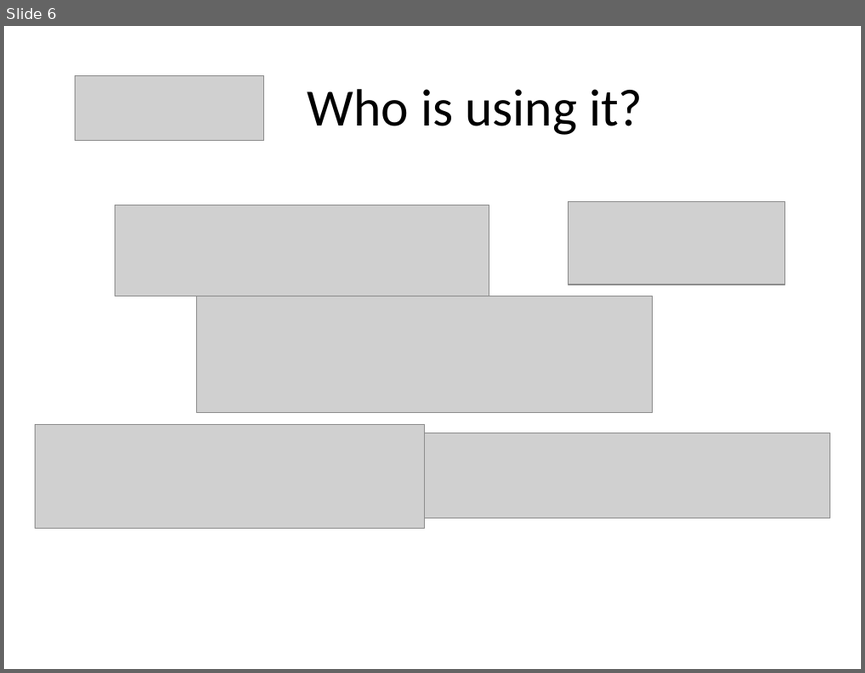
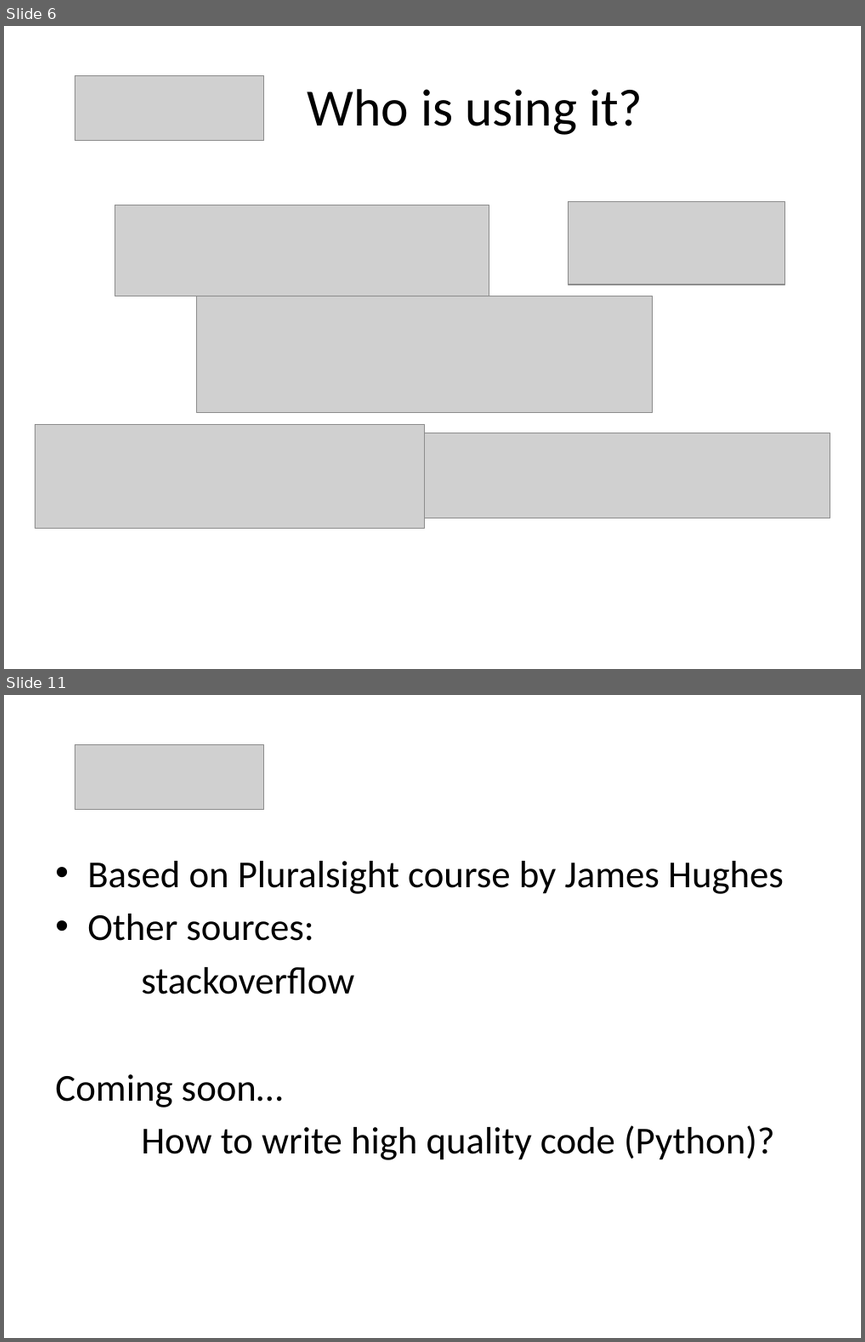
Before and after one commit to martadoberschuetz/dev_training, a slide deck: Play take 2.pptx. Shown one above the other, each under a label of ours: slide 6 before the commit, slides 6 and 11 after it; the slides between them are not shown. The pictures are 865x673 and 865x1342 pixels, drawn with LibreOffice and Linux fonts; fonts in the diff are those of the drawing; grey boxes stand for pictures. Boxes give left, top, right and bottom in pixels: in the first picture for what was removed or moved away, otherwise in the second. Text is boxed around its words. In the diff, an @@ line names an element or a change of style, - is before the commit and + after.

```diff
--- a/Play take 2.pptx
+++ b/Play take 2.pptx
@@ slide 11 added at (4,695,861,1338), background #FFFFFF @@
@@ picture added at (75,744,263,809) @@
@@ text added at (55,861,783,1160), 32 pt, text #000000 @@
+• Based on Pluralsight course by James Hughes
+• Other sources:
+stackoverflow
+Coming soon…
+How to write high quality code (Python)?
```
Also in this commit, not shown: 2 slides changed, 3 other slides added, 1 slide removed.
